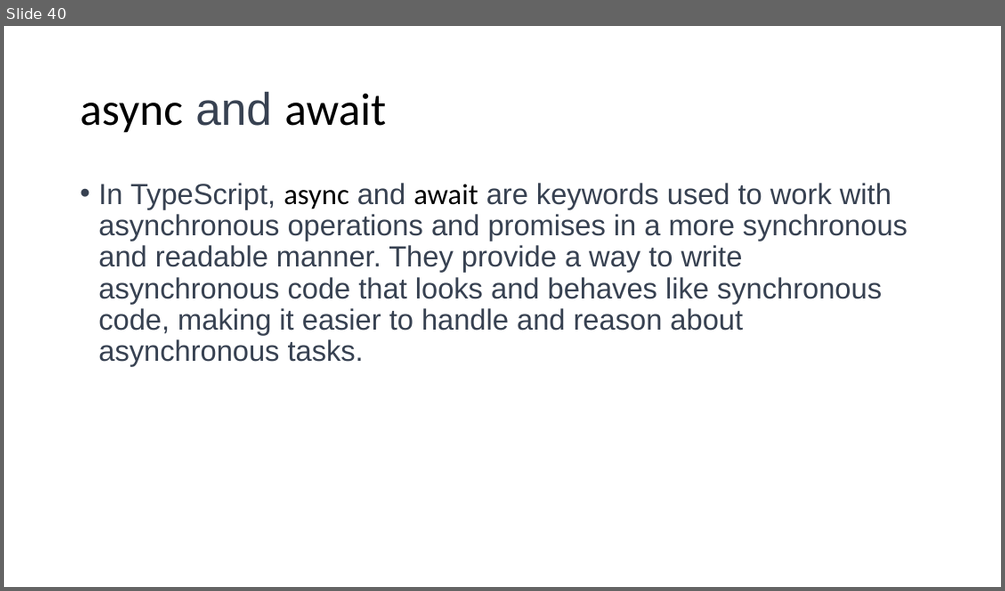
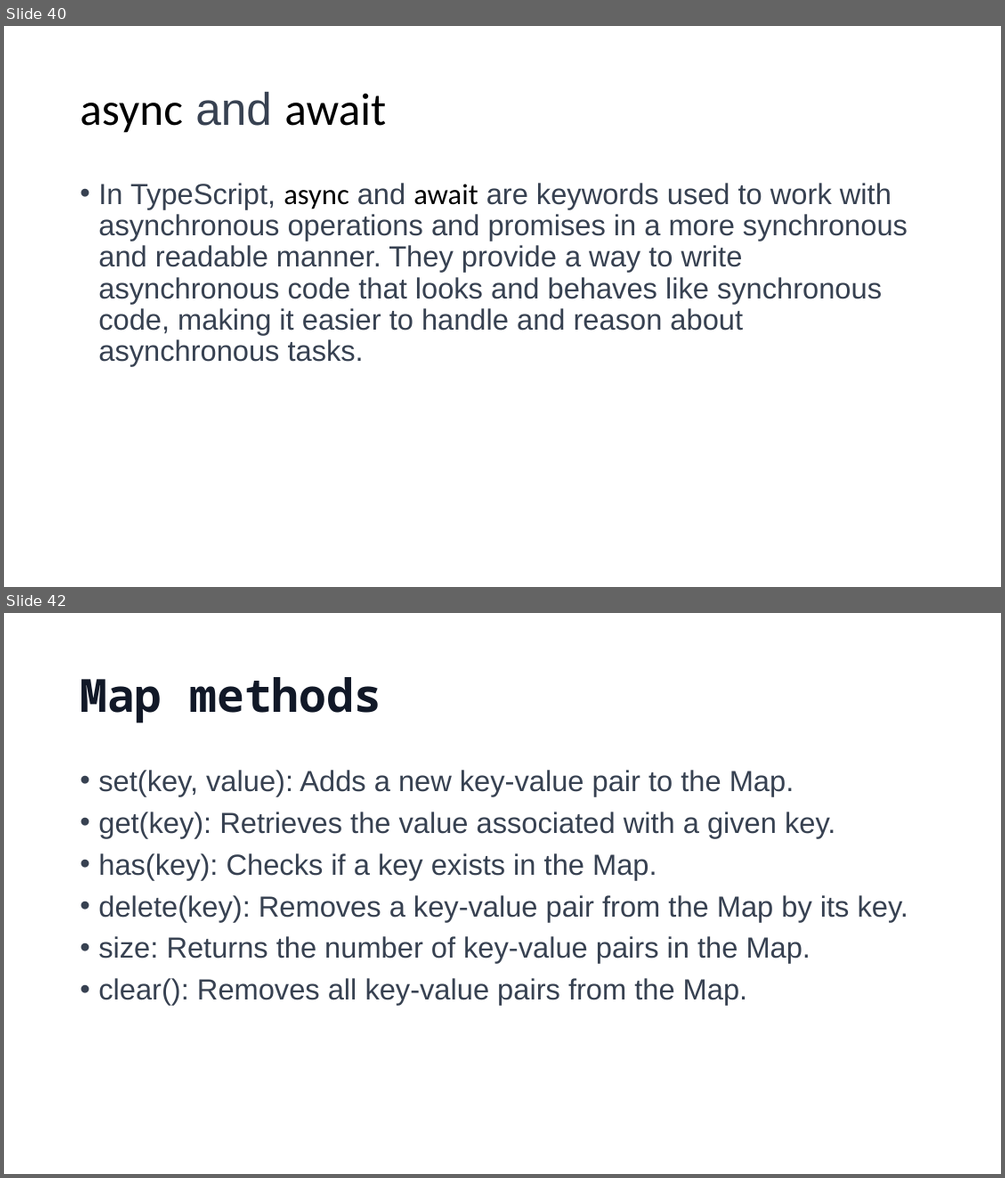
Before and after one commit to 1shaked/full-stack, a slide deck: 18ass/18ass.pptx. Shown one above the other, each under a label of ours: slide 40 before the commit, slides 40 and 42 after it; the slides between them are not shown. The pictures are 1005x591 and 1005x1178 pixels, drawn with LibreOffice and Linux fonts; fonts in the diff are those of the drawing. Boxes give left, top, right and bottom in pixels: in the first picture for what was removed or moved away, otherwise in the second. Text is boxed around its words. In the diff, an @@ line names an element or a change of style, - is before the commit and + after.

```diff
--- a/18ass/18ass.pptx
+++ b/18ass/18ass.pptx
@@ slide 42 added at bbox=[4, 613, 1001, 1174], background #FFFFFF @@
@@ title added at bbox=[80, 677, 382, 723], 44 pt, text #111827, bold @@
+Map methods
@@ text added at bbox=[98, 770, 908, 1005], 28 pt, text #374151 @@
+• set(key, value): Adds a new key-value pair to the Map.
+• get(key): Retrieves the value associated with a given key.
+• has(key): Checks if a key exists in the Map.
+• delete(key): Removes a key-value pair from the Map by its key.
+• size: Returns the number of key-value pairs in the Map.
+• clear(): Removes all key-value pairs from the Map.
```
Also in this commit, not shown: 3 other slides added, 10 other files.
